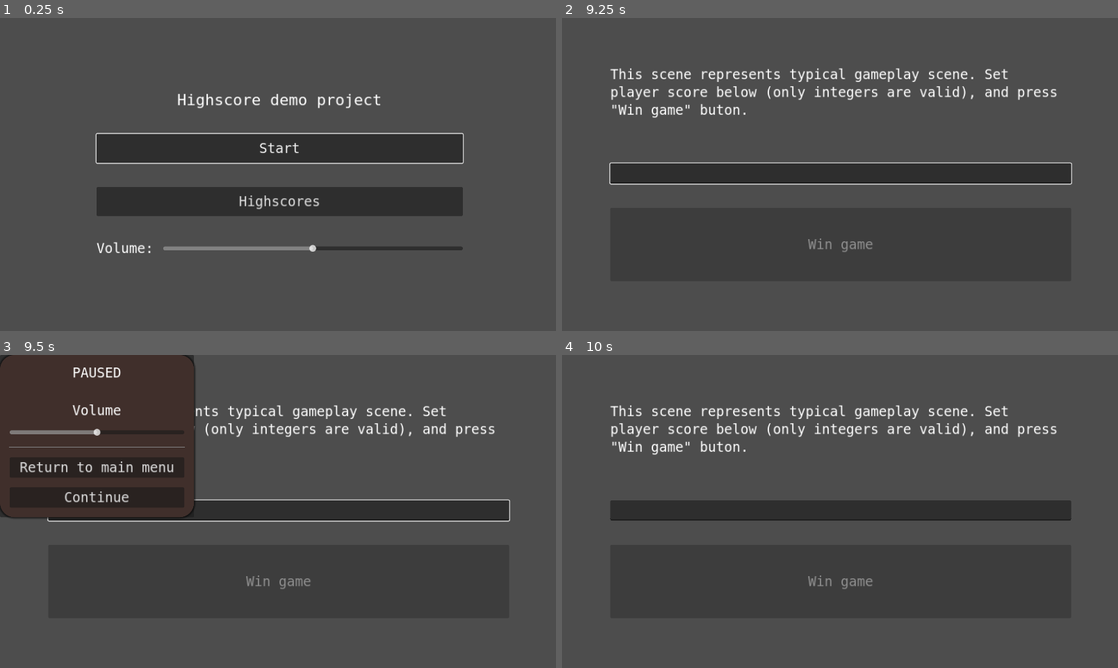
Above: before the commit, frames 1-4 (two rows, left to right).
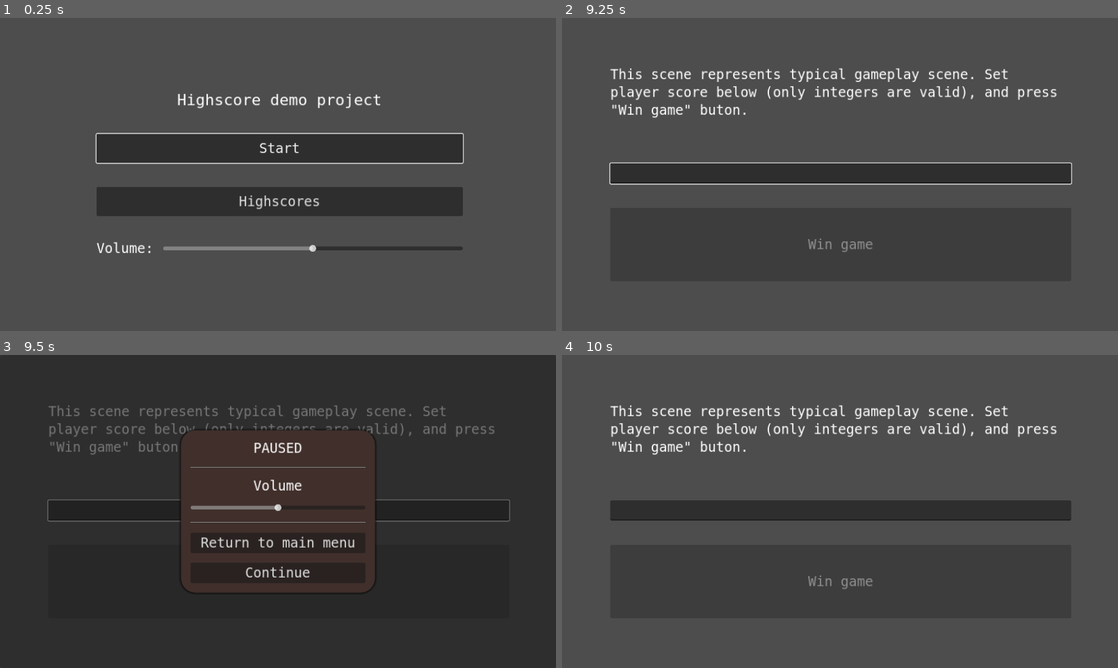
Above: after the commit, the same moments.

Repository: M4R774/Ocean-Screensaver-for-Windows-4K
Game: Godot game, scene res://menus/main_menu/main_menu.tscn
Two runs of this game, one before a commit and one after it. Both use one fixed random seed, a clock stepped at 60 frames per second and the inputs below.
Inputs (mouse positions are in pixels of both pictures, inside the frame that each line leads up to):
- Up to frame 1 (0.25 s): no input
- Up to frame 2 (9.25 s): click "Start" at 0.5 s; click (840, 174) at 1.27 s; type "12" at 1.35 s; click "Win game" at 2 s; click (806, 205) at 2.77 s; type "Alex" at 2.85 s; click "Submit" at 3.5 s; click "Back to main menu" at 4.25 s; click "Start" at 5 s; tap Enter at 5.75, 7.25, 8.75 s; tap Space at 6.5, 8 s
- Up to frame 3 (9.5 s): tap Escape (ui_cancel) at 9.4 s
- Up to frame 4 (10 s): click "Continue" at 9.5 s

Frames 1-2 are identical in both runs. In frame 3, 65% of the frame differs, in the area x 0-100%, y 0-100%; in frame 4, nothing differs.

Commit message:
Fix pause menu centering

Diff:
--- a/ldjam55/levels/gameplay/gameplay.tscn
+++ b/ldjam55/levels/gameplay/gameplay.tscn
@@ -53,9 +53,4 @@
 script = ExtResource("3_dajg1")
 
 [node name="Pause menu" parent="." instance=ExtResource("4_gx305")]
-layout_mode = 0
-anchors_preset = 0
-anchor_right = 0.0
-anchor_bottom = 0.0
-grow_horizontal = 1
-grow_vertical = 1
+layout_mode = 1
--- a/ldjam55/menus/main_menu/main_menu.tscn
+++ b/ldjam55/menus/main_menu/main_menu.tscn
@@ -1,11 +1,9 @@
-[gd_scene load_steps=8 format=3 uid="uid://boe8ac3tehi3n"]
+[gd_scene load_steps=6 format=3 uid="uid://boe8ac3tehi3n"]
 
 [ext_resource type="Script" path="res://menus/highscores/reset.gd" id="1_l3e71"]
 [ext_resource type="Theme" uid="uid://c2axe1dqtbw74" path="res://menus/theme.tres" id="2_pq6lo"]
 [ext_resource type="Script" path="res://menus/main_menu/to_gameplay.gd" id="3_d5uk5"]
-[ext_resource type="PackedScene" uid="uid://bxat161gi2b7e" path="res://levels/gameplay/gameplay.tscn" id="4_wa0ik"]
 [ext_resource type="Script" path="res://menus/highscores/to_highscores.gd" id="5_iscxr"]
-[ext_resource type="PackedScene" uid="uid://b74de4n7g0wnw" path="res://menus/highscores/highscores.tscn" id="6_mtaar"]
 [ext_resource type="Script" path="res://menus/main_menu/volume_slider.gd" id="7_lrcc6"]
 
 [node name="Main menu" type="Control"]
--- a/ldjam55/menus/pause_menu/pause_menu.tscn
+++ b/ldjam55/menus/pause_menu/pause_menu.tscn
@@ -1,10 +1,9 @@
-[gd_scene load_steps=7 format=3 uid="uid://bkp5k7kvxpgff"]
+[gd_scene load_steps=6 format=3 uid="uid://bkp5k7kvxpgff"]
 
 [ext_resource type="Script" path="res://menus/highscores/pause_menu.gd" id="1_yogds"]
 [ext_resource type="Theme" uid="uid://c2axe1dqtbw74" path="res://menus/theme.tres" id="2_kbxo6"]
 [ext_resource type="Script" path="res://menus/main_menu/volume_slider.gd" id="3_jhp7f"]
 [ext_resource type="Script" path="res://menus/highscores/to_main_menu.gd" id="4_wlvsu"]
-[ext_resource type="PackedScene" uid="uid://boe8ac3tehi3n" path="res://menus/main_menu/main_menu.tscn" id="5_qxtp8"]
 
 [sub_resource type="StyleBoxFlat" id="StyleBoxFlat_tu3wt"]
 bg_color = Color(0.25098, 0.184314, 0.168627, 1)
